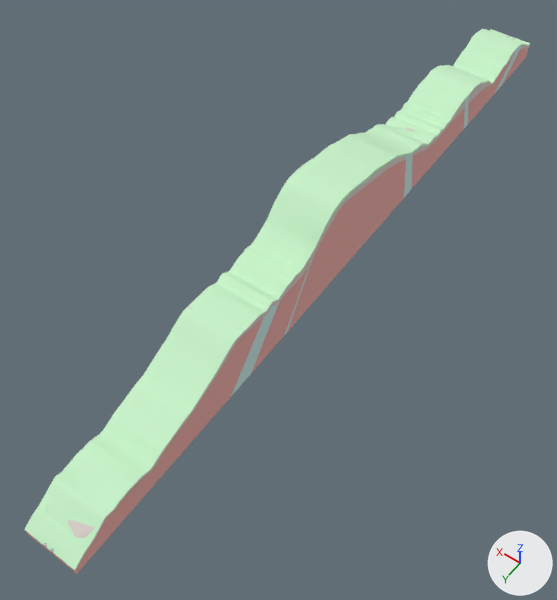
The OBJ model model/BLS.obj, before and after one commit.
One viewpoint serves both versions: a 50 mm lens placed at (-962.0, 3247.0, 2104.0), pointed at (37.0, 1848.0, -93.0). The lights are fixed; the arrows at lower right show +X, +Y and +Z. Where no turn or scale is listed for an object, it has been applied to the vertices.

The first picture shows '0', '1', '2', 'fractures', 'tunnel_left', 'tunnel_right'.
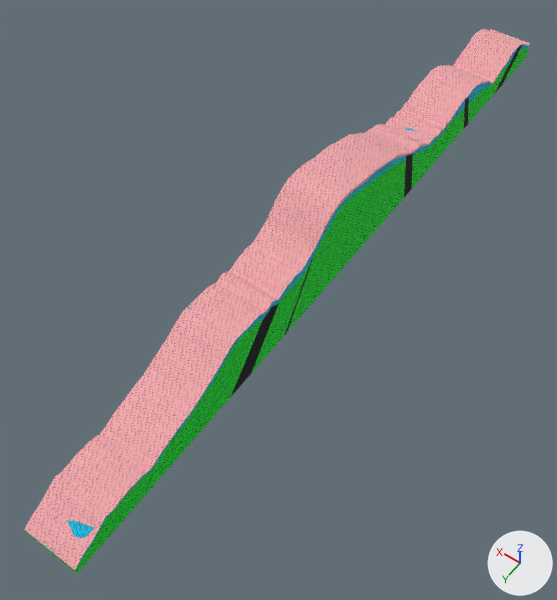
Pixel boxes (x1, y1, x2, y2) of what changed, in the pictures (557 x 600 px):
'2', recoloured (green to pink): (24, 29, 530, 570) in both
'0', surface changed, recoloured (brown to green): (26, 47, 529, 574) in both
'1', surface changed, recoloured (grey to cyan): (26, 44, 529, 571) in both
'fractures', surface changed, recoloured (grey to black): (231, 44, 523, 396) in both
'tunnel_right', surface changed: (44, 35, 509, 547) in both
'tunnel_left', surface changed: (50, 37, 515, 553) in both

Patch to the scene script:
```diff
--- a/model/BLS.obj.py
+++ b/model/BLS.obj.py
@@ img_4_png @@
+img_4_png = load_image('4.png', '../plugins/threejs/models/svg/tests/4.png', 1232, 1742, 'sRGB')
@@ img_2_png @@
+img_2_png = load_image('2.png', '../images/textures/2.png', 100, 100, 'sRGB')
@@ img_1_png @@
+img_1_png = load_image('1.png', '../images/textures/1.png', 100, 100, 'sRGB')
@@ mat_material__28 @@
 mat_material__28 = principled_material('Material__28')
-mat_material__28.base_color = (0.59, 0.82, 0.8)  # white #caeae7
+mat_material__28.texture = img_2_png
 mat_material__28.roughness = 0.9
@@ mat_material__29 @@
 mat_material__29 = principled_material('Material__29')
-mat_material__29.base_color = (0.59, 0.59, 0.59)  # light grey #cacaca
+mat_material__29.texture = img_1_png
 mat_material__29.roughness = 0.9
@@ mat_07___default @@
+mat_07___default = principled_material('07___Default')
+mat_07___default.texture = img_4_png
+mat_07___default.roughness = 0.9
@@ me_0 @@
 me_0.from_pydata(...)  # 708 vertices, 1440 faces; spans x -80.0..120.0, y 0.0..2981.0, z -71.0..289.0
 # used by ob_0; location = (0.0, 0.0, 0.0)
-me_0.materials.append(mat_material__27)  # pink #ebaca6
+# me_0 part 1: texture (UV) coordinates changed
+me_0.materials.append(mat_material__29)  # picture img_1_png
@@ me_1 @@
 me_1.from_pydata(...)  # 731 vertices, 1462 faces; spans x -80.0..120.0, y 0.0..2981.0, z -46.0..310.0
-me_1.materials.append(mat_material__26)  # light grey #dad1ca
+me_1.materials.append(mat_material__28)  # picture img_2_png
@@ me_2 @@
 me_2.from_pydata(...)  # 867 vertices, 1730 faces; spans x -80.0..120.0, y 0.0..2981.0, z -43.0..324.0
-me_2.materials.append(mat_material__25)  # green #caf5cb
+me_2.materials.append(mat_material__27)  # pink #ebaca6
@@ me_fractures @@
 me_fractures.from_pydata(...)  # 499 vertices, 1042 faces; spans x -80.0..120.0, y 114.0..2280.0, z -71.0..189.0
-me_fractures.materials.append(mat_material__28)  # white #caeae7
+me_fractures.materials.append(mat_07___default)  # picture img_4_png
```
